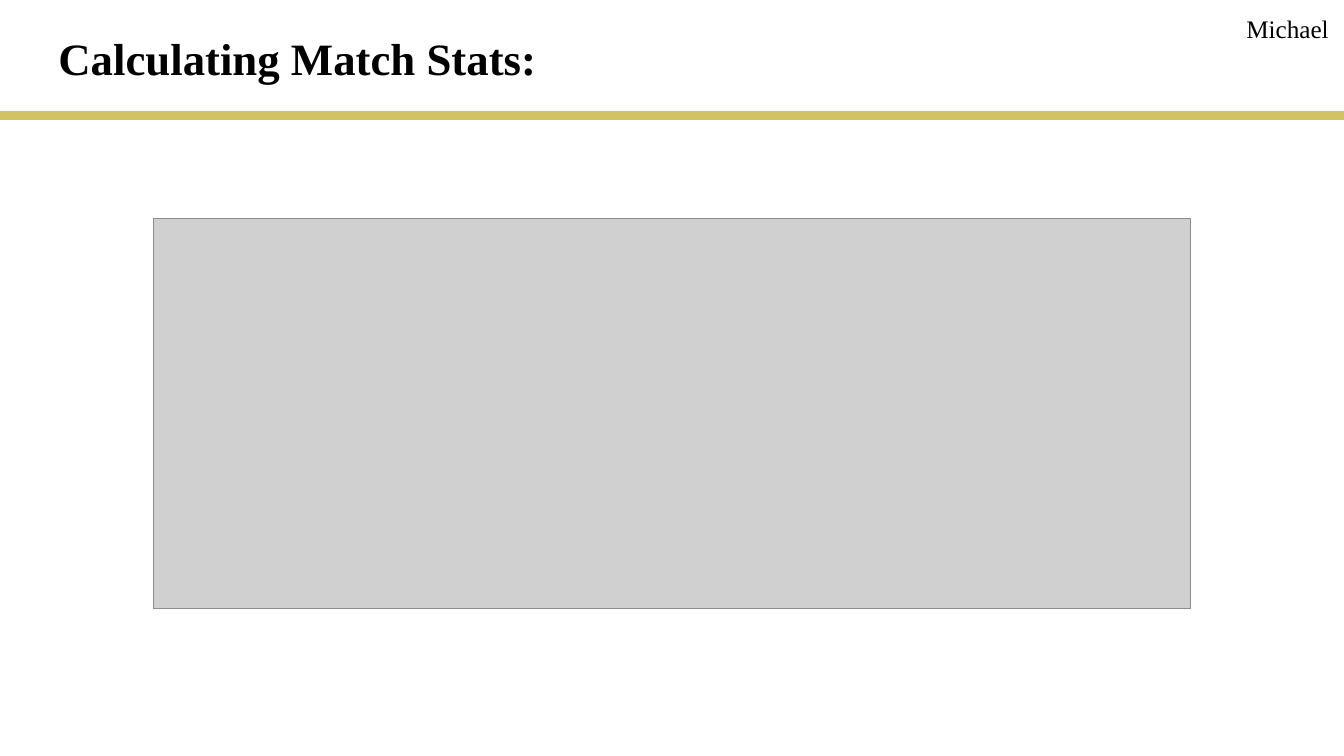
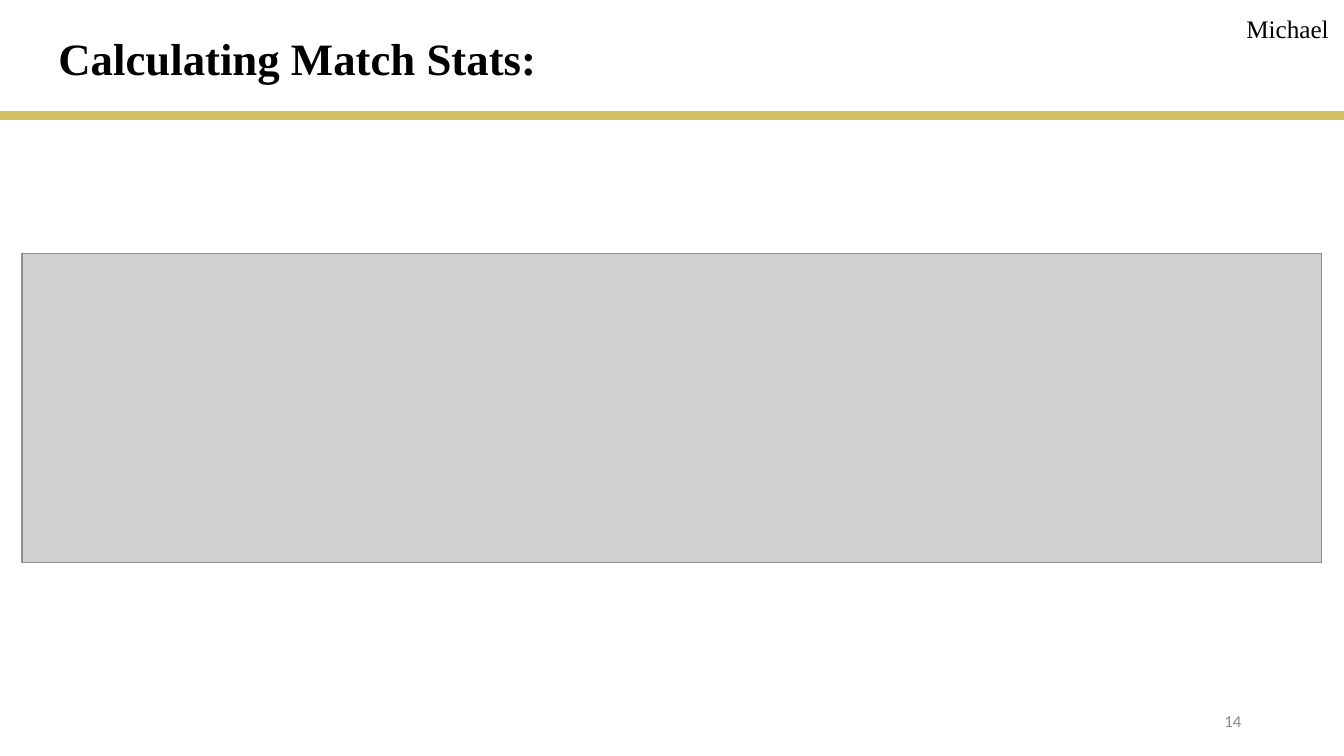
Before and after one commit to rmesina/T2_Codes-R-Us, a slide deck: slide 14 of final_project/T2_final_project.pptx. Drawn at 1344x756 pixels with LibreOffice and Linux fonts; fonts in the diff are those of the drawing; grey boxes stand for pictures. Boxes give left, top, right and bottom in pixels: in the first picture for what was removed or moved away, otherwise in the second. Text is boxed around its words. In the diff, an @@ line names an element or a change of style, - is before the commit and + after.

```diff
--- a/final_project/T2_final_project.pptx
+++ b/final_project/T2_final_project.pptx
@@ picture removed at (x1=235, y1=219, x2=1109, y2=609) @@
@@ picture resized from (x1=154, y1=219, x2=1191, y2=609) to (x1=22, y1=253, x2=1323, y2=563) @@
@@ page number added at (x1=1224, y1=716, x2=1241, y2=727), 12 pt, text #8C8C8C @@
+14
```
Also in this commit, not shown: 22 other slides changed, 1 slide added, 2 other files.
